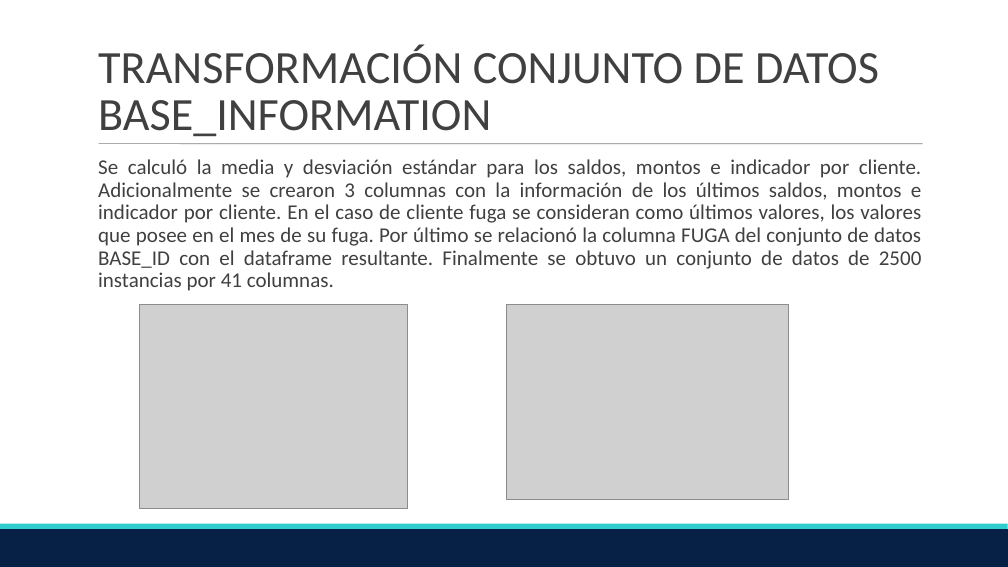
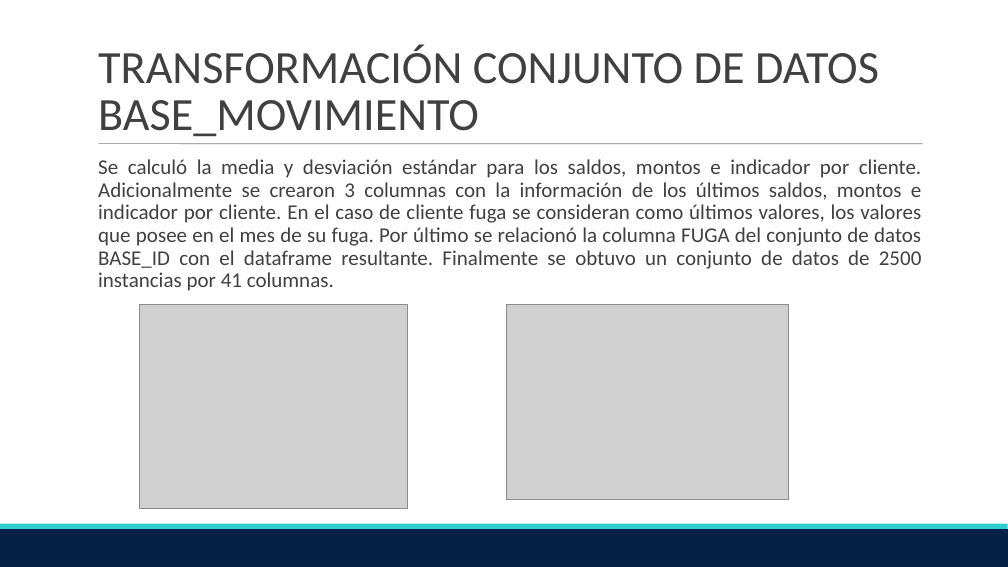
Before and after one commit to castellanosleonardo/test_ypd, a slide deck: slide 9 of Proyecto analítico Young Professional Data.ppt. Drawn at 1008x567 pixels with LibreOffice and Linux fonts; fonts in the diff are those of the drawing; grey boxes stand for pictures. Boxes give left, top, right and bottom in pixels: in the first picture for what was removed or moved away, otherwise in the second. Text is boxed around its words. In the diff, an @@ line names an element or a change of style, - is before the commit and + after.

Commit message:
Update title

```diff
--- a/Proyecto analítico Young Professional Data.ppt
+++ b/Proyecto analítico Young Professional Data.ppt
@@ title at (x1=98, y1=44, x2=879, y2=136): text changed @@
-TRANSFORMACIÓN CONJUNTO DE DATOS BASE_INFORMATION
+TRANSFORMACIÓN CONJUNTO DE DATOS BASE_MOVIMIENTO
```
Also in this commit, not shown: 1 other slide changed.
